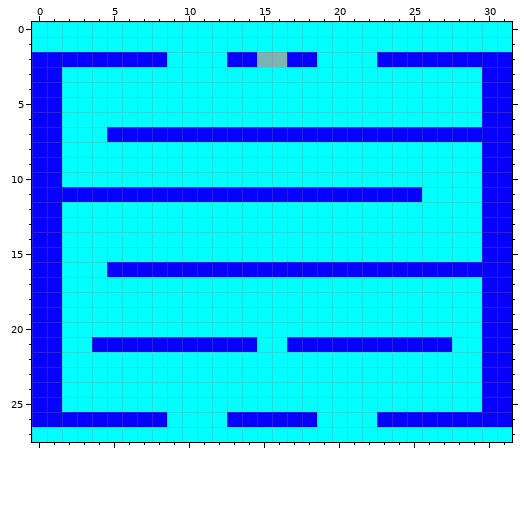
Two states of a pixel-art sprite, res/levelMaps/level6.png. The picture above is the old version.
The file is 32x28 pixels. Colours within 5 levels of each other are drawn and written as one.
After the commit:
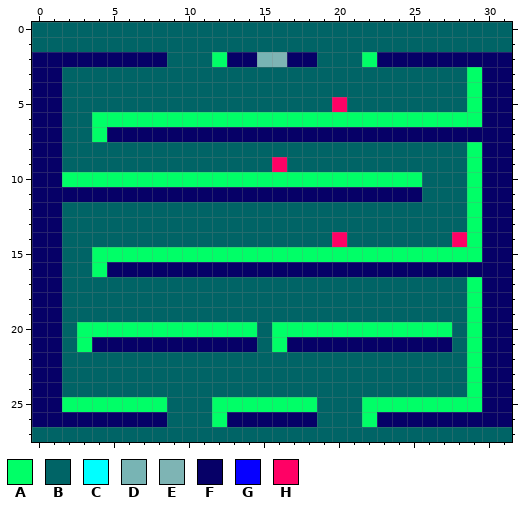
Palette (. is transparent): A #00ff67  B #006466  C #00ffff  D #78b4b4  E #7eb4b4  F #060067  G #0600ff  H #ff0165
Changes in this commit:
@@ x 0..31 @@
- 0 CCCCCCCCCCCCCCCCCCCCCCCCCCCCCCCC
- 1 CCCCCCCCCCCCCCCCCCCCCCCCCCCCCCCC
- 2 GGGGGGGGGCCCCGGDEGGCCCCGGGGGGGGG
- 3 GGCCCCCCCCCCCCCCCCCCCCCCCCCCCCGG
- 4 GGCCCCCCCCCCCCCCCCCCCCCCCCCCCCGG
- 5 GGCCCCCCCCCCCCCCCCCCCCCCCCCCCCGG
- 6 GGCCCCCCCCCCCCCCCCCCCCCCCCCCCCGG
- 7 GGCCCGGGGGGGGGGGGGGGGGGGGGGGGGGG
- 8 GGCCCCCCCCCCCCCCCCCCCCCCCCCCCCGG
- 9 GGCCCCCCCCCCCCCCCCCCCCCCCCCCCCGG
-10 GGCCCCCCCCCCCCCCCCCCCCCCCCCCCCGG
-11 GGGGGGGGGGGGGGGGGGGGGGGGGGCCCCGG
-12 GGCCCCCCCCCCCCCCCCCCCCCCCCCCCCGG
-13 GGCCCCCCCCCCCCCCCCCCCCCCCCCCCCGG
-14 GGCCCCCCCCCCCCCCCCCCCCCCCCCCCCGG
-15 GGCCCCCCCCCCCCCCCCCCCCCCCCCCCCGG
-16 GGCCCGGGGGGGGGGGGGGGGGGGGGGGGGGG
-17 GGCCCCCCCCCCCCCCCCCCCCCCCCCCCCGG
-18 GGCCCCCCCCCCCCCCCCCCCCCCCCCCCCGG
-19 GGCCCCCCCCCCCCCCCCCCCCCCCCCCCCGG
-20 GGCCCCCCCCCCCCCCCCCCCCCCCCCCCCGG
-21 GGCCGGGGGGGGGGGCCGGGGGGGGGGGCCGG
-22 GGCCCCCCCCCCCCCCCCCCCCCCCCCCCCGG
-23 GGCCCCCCCCCCCCCCCCCCCCCCCCCCCCGG
-24 GGCCCCCCCCCCCCCCCCCCCCCCCCCCCCGG
-25 GGCCCCCCCCCCCCCCCCCCCCCCCCCCCCGG
-26 GGGGGGGGGCCCCGGGGGGCCCCGGGGGGGGG
-27 CCCCCCCCCCCCCCCCCCCCCCCCCCCCCCCC
+ 0 BBBBBBBBBBBBBBBBBBBBBBBBBBBBBBBB
+ 1 BBBBBBBBBBBBBBBBBBBBBBBBBBBBBBBB
+ 2 FFFFFFFFFBBBAFFDEFFBBBAFFFFFFFFF
+ 3 FFBBBBBBBBBBBBBBBBBBBBBBBBBBBAFF
+ 4 FFBBBBBBBBBBBBBBBBBBBBBBBBBBBAFF
+ 5 FFBBBBBBBBBBBBBBBBBBHBBBBBBBBAFF
+ 6 FFBBAAAAAAAAAAAAAAAAAAAAAAAAAAFF
+ 7 FFBBAFFFFFFFFFFFFFFFFFFFFFFFFFFF
+ 8 FFBBBBBBBBBBBBBBBBBBBBBBBBBBBAFF
+ 9 FFBBBBBBBBBBBBBBHBBBBBBBBBBBBAFF
+10 FFAAAAAAAAAAAAAAAAAAAAAAAABBBAFF
+11 FFFFFFFFFFFFFFFFFFFFFFFFFFBBBAFF
+12 FFBBBBBBBBBBBBBBBBBBBBBBBBBBBAFF
+13 FFBBBBBBBBBBBBBBBBBBBBBBBBBBBAFF
+14 FFBBBBBBBBBBBBBBBBBBHBBBBBBBHAFF
+15 FFBBAAAAAAAAAAAAAAAAAAAAAAAAAAFF
+16 FFBBAFFFFFFFFFFFFFFFFFFFFFFFFFFF
+17 FFBBBBBBBBBBBBBBBBBBBBBBBBBBBAFF
+18 FFBBBBBBBBBBBBBBBBBBBBBBBBBBBAFF
+19 FFBBBBBBBBBBBBBBBBBBBBBBBBBBBAFF
+20 FFBAAAAAAAAAAAABAAAAAAAAAAAABAFF
+21 FFBAFFFFFFFFFFFBAFFFFFFFFFFFBAFF
+22 FFBBBBBBBBBBBBBBBBBBBBBBBBBBBAFF
+23 FFBBBBBBBBBBBBBBBBBBBBBBBBBBBAFF
+24 FFBBBBBBBBBBBBBBBBBBBBBBBBBBBAFF
+25 FFAAAAAAABBBAAAAAAABBBAAAAAAAAFF
+26 FFFFFFFFFBBBAFFFFFFBBBAFFFFFFFFF
+27 BBBBBBBBBBBBBBBBBBBBBBBBBBBBBBBB
